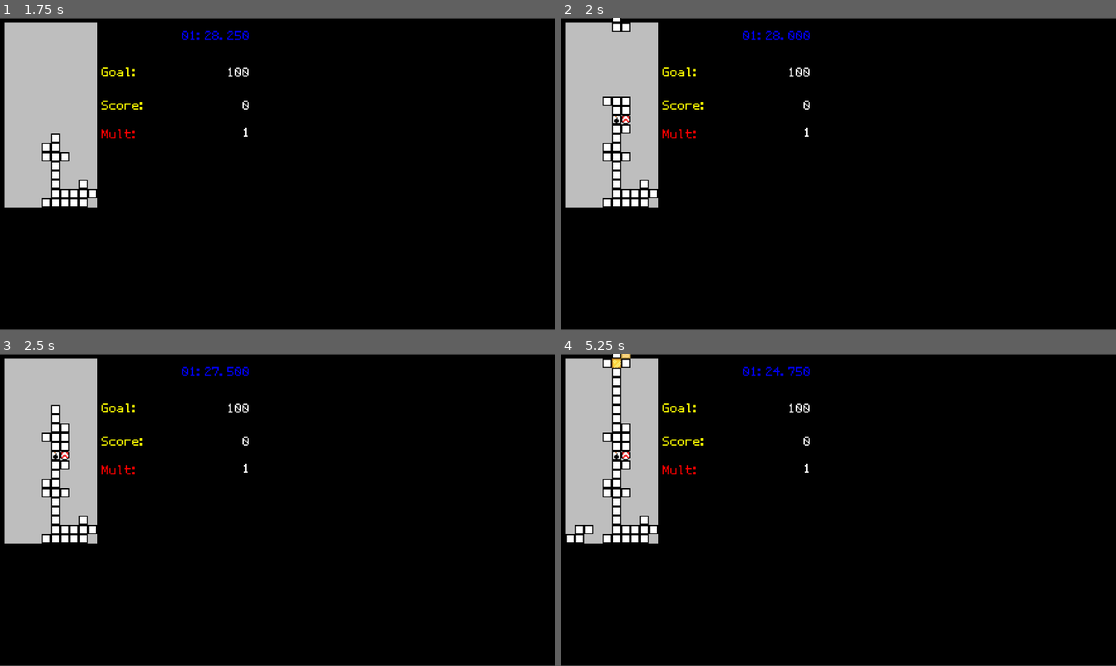
Above: before the commit, frames 1-4 (two rows, left to right).
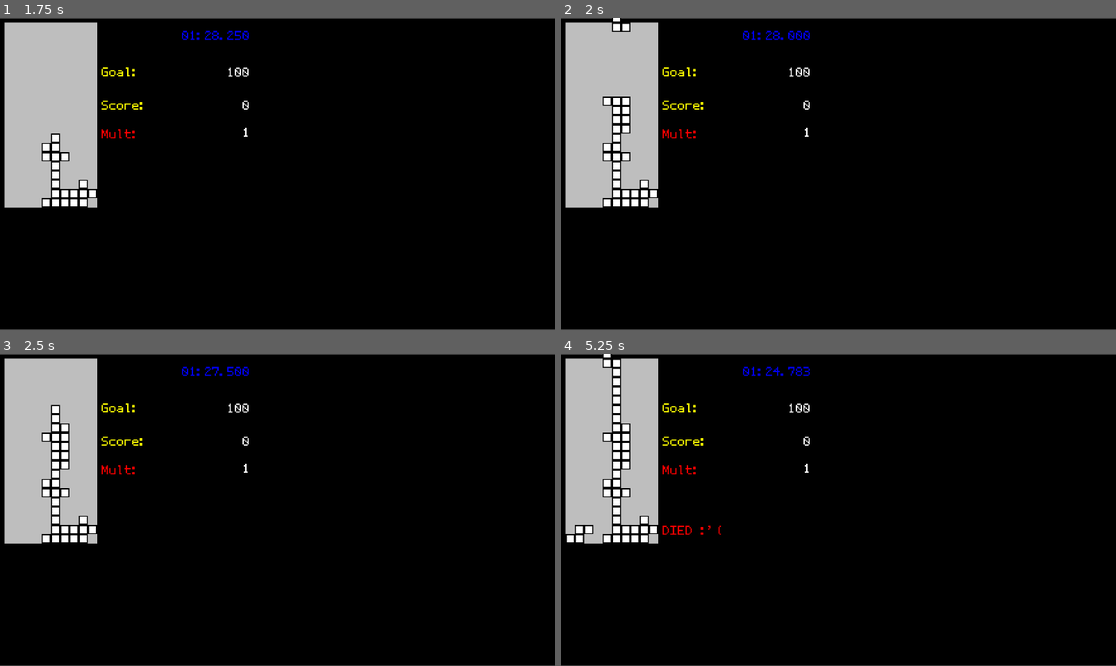
Above: after the commit, the same moments.

Repository: AsgerHB/create-jam-spring-2025
Game: Godot game, scene res://Scenes/Run.tscn
Two runs of this game, one before a commit and one after it. Both use one fixed random seed, a clock stepped at 60 frames per second and the inputs below.
Inputs:
- Up to frame 1 (1.75 s): tap Enter at 0.5 s; hold Right (ui_right) 0.53-1.28 s; hold Space (slam_down) from 1.28 s (still down)
- Up to frame 2 (2 s): keep holding Space (slam_down)
- Up to frame 3 (2.5 s): release Space (slam_down) at 2.03 s; hold Right (ui_right) from 2.03 s (still down)
- Up to frame 4 (5.25 s): release Right (ui_right) at 2.78 s; hold Up (ui_up) 2.78-3.53 s; hold Left (ui_left) 3.53-5.03 s; hold Space (slam_down) from 5.03 s (still down)

Frame 1 is identical in both runs. In frame 2, less than 0.1% of the frame differs, in the area x 9-13%, y 31-35%; in frame 3, less than 0.1%; in frame 4, 0.3%, in the area x 7-45%, y 0-58%.

Commit message:
Bababoie

Diff:
--- a/Scripts/RunState.gd
+++ b/Scripts/RunState.gd
@@ -33,7 +33,7 @@
 		var tetriminos = tetrimino_generator.generate_tetrimino(4, 0)
 		stash.push_back(tetriminos)
 	for i in 3:
-		var tetriminos = tetrimino_generator.generate_tetrimino(5, 4)
+		var tetriminos = tetrimino_generator.generate_tetrimino(5, 0)
 		stash.push_back(tetriminos)
 
 func new_game():
@@ -41,10 +41,10 @@
 	current_stash.shuffle()
 
 func pop_from_stash():
-	if current_stash.size() > 0:
-		return current_stash.pop_back()
-	else:
-		return null
+	if current_stash.size() <= 0:
+		current_stash = stash.duplicate()
+		current_stash.shuffle()
+	return current_stash.pop_back()
 
 func get_level():
 	var n = levels.size()
Not shown: 1 places in Scenes/Credits.tscn that only renumber resources
